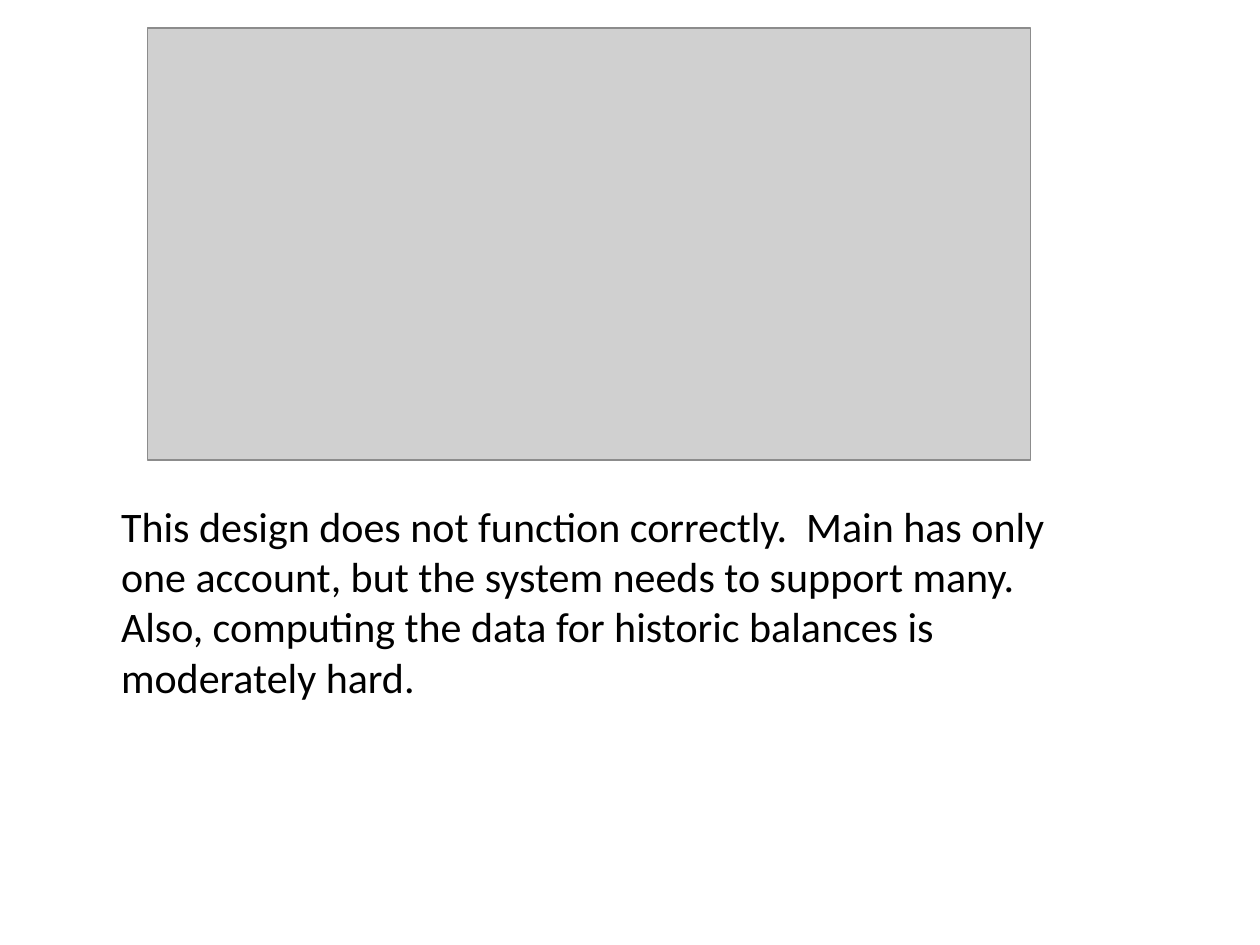
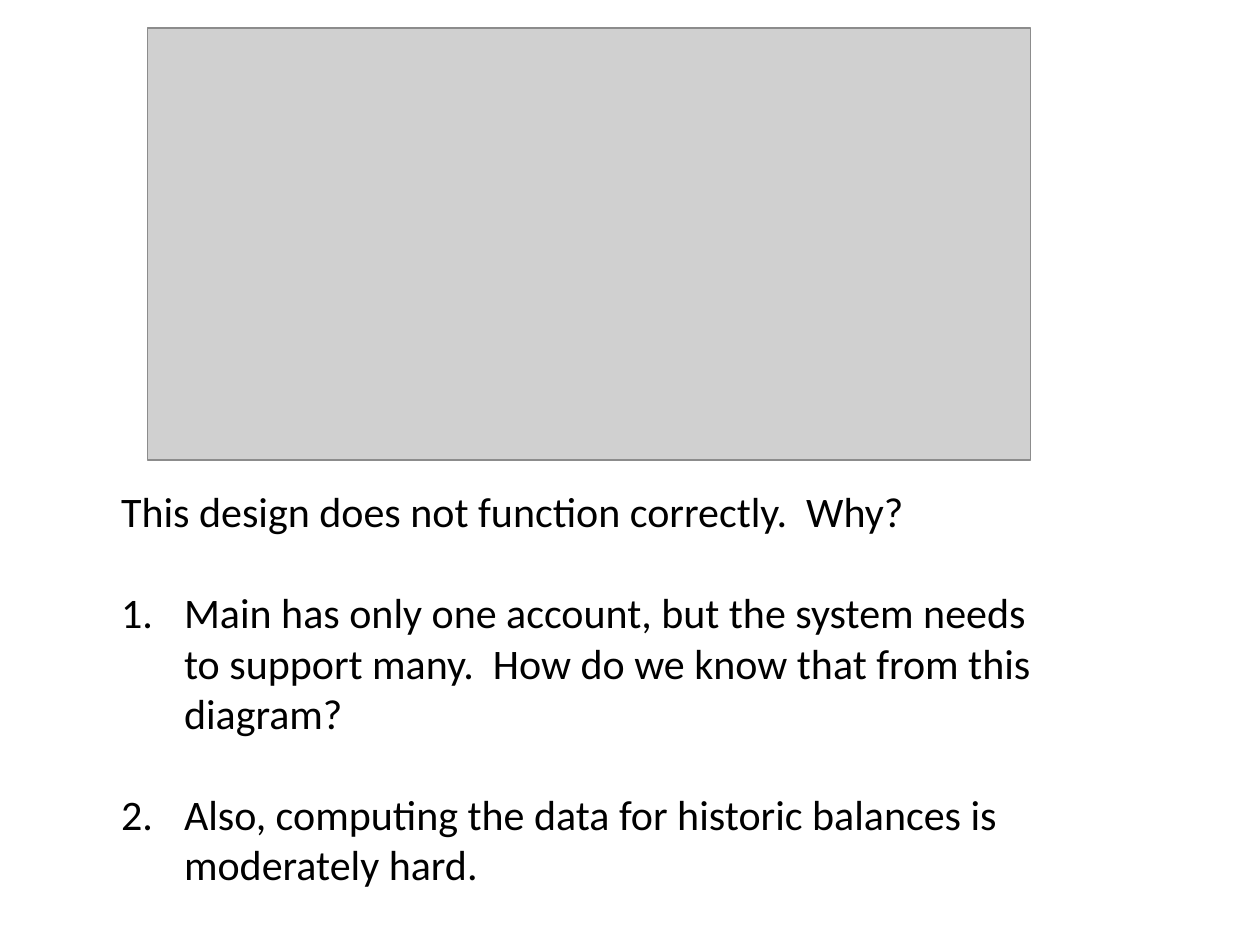
Before and after one commit to RHIT-CSSE/csse220, a slide deck: slide 23 of ClassMaterials/SETechniques/Slides/SoftwareEngineeringTechniques.pptx (slide 15 before the commit). Drawn at 1260x945 pixels with LibreOffice and Linux fonts; fonts in the diff are those of the drawing; grey boxes stand for pictures. Boxes give left, top, right and bottom in pixels: in the first picture for what was removed or moved away, otherwise in the second. Text is boxed around its words. In the diff, an @@ line names an element or a change of style, - is before the commit and + after.

```diff
--- a/ClassMaterials/SETechniques/Slides/SoftwareEngineeringTechniques.pptx
+++ b/ClassMaterials/SETechniques/Slides/SoftwareEngineeringTechniques.pptx
@@ text at (121,497,1030,887): text changed @@
-This design does not function correctly. Main has only one account, but the system needs to support many. Also, computing the data for historic balances is moderately hard.
+This design does not function correctly. Why?
+1. Main has only one account, but the system needs to support many. How do we know that from this diagram?
+2. Also, computing the data for historic balances is moderately hard.
```
Also in this commit, not shown: 16 other slides changed, 9 slides added, 1 other file.
